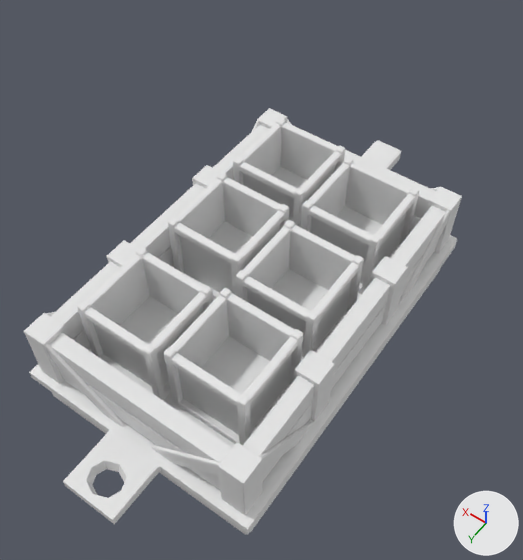
Before and after pictures for a commit that changed the OBJ model _Intensifs-2025 (Dossier Unity)/Assets/_Alice/SM_wagon_resource.obj.
Both versions are drawn from a 50 mm camera at (-3.05, 4.22, 8.3) aimed at (0.01, -0.06, 1.56). Lighting does not change. The marker at lower right points along +X, +Y and +Z. Where no turn or scale is listed for an object, it has been applied to the vertices.

Names of what the first picture shows: 'Cube.001', 'Cube.003', 'Cube.004', 'Cube.005', 'Cube.006', 'cagette', 'cagette.001', 'cagette.002', 'cagette.003', 'cagette.004', 'cagette.005', 'wagon.001'.
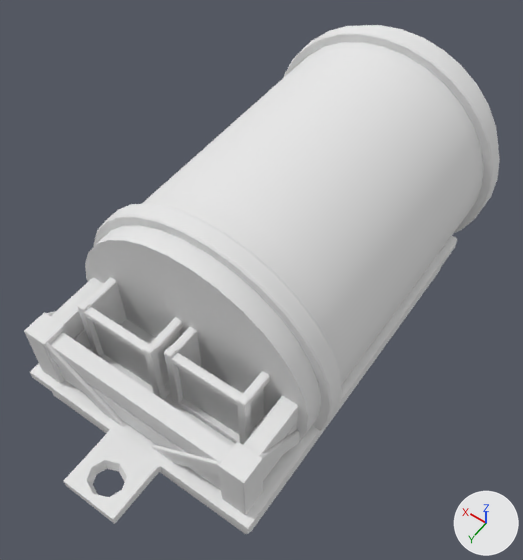
Where the change shows, as pixel boxes [x1, y1, x2, y2] in the pictures (523 x 560 px):
```json
{"object": "nez", "change": "added", "after": [85, 25, 500, 442]}
{"object": "cagette.002", "change": "unchanged, covered by the edit", "before": [236, 220, 364, 361]}
{"object": "cagette.003", "change": "unchanged, covered by the edit", "before": [168, 172, 289, 300]}
{"object": "cagette.001", "change": "unchanged, covered by the edit", "before": [301, 157, 419, 294]}
{"object": "cagette", "change": "unchanged, covered by the edit", "before": [233, 118, 345, 227]}
```

Edits to the scene script, one JSON object a line:
```json
{"op": "add", "block": "me_nez", "code": ["me_nez = bpy.data.meshes.new('nez')", "me_nez.from_pydata(...)  # 897 vertices, 897 faces; spans x -1.61..1.61, y -3.63..1.26, z 0.1..3.32", "me_nez.materials.append(mat_uv)  # white #e7e7e7"]}
{"op": "add", "block": "ob_nez", "code": ["ob_nez = bpy.data.objects.new('nez', me_nez)", "ob_nez.location = (0.0, 0.0, 0.0)"]}
```
